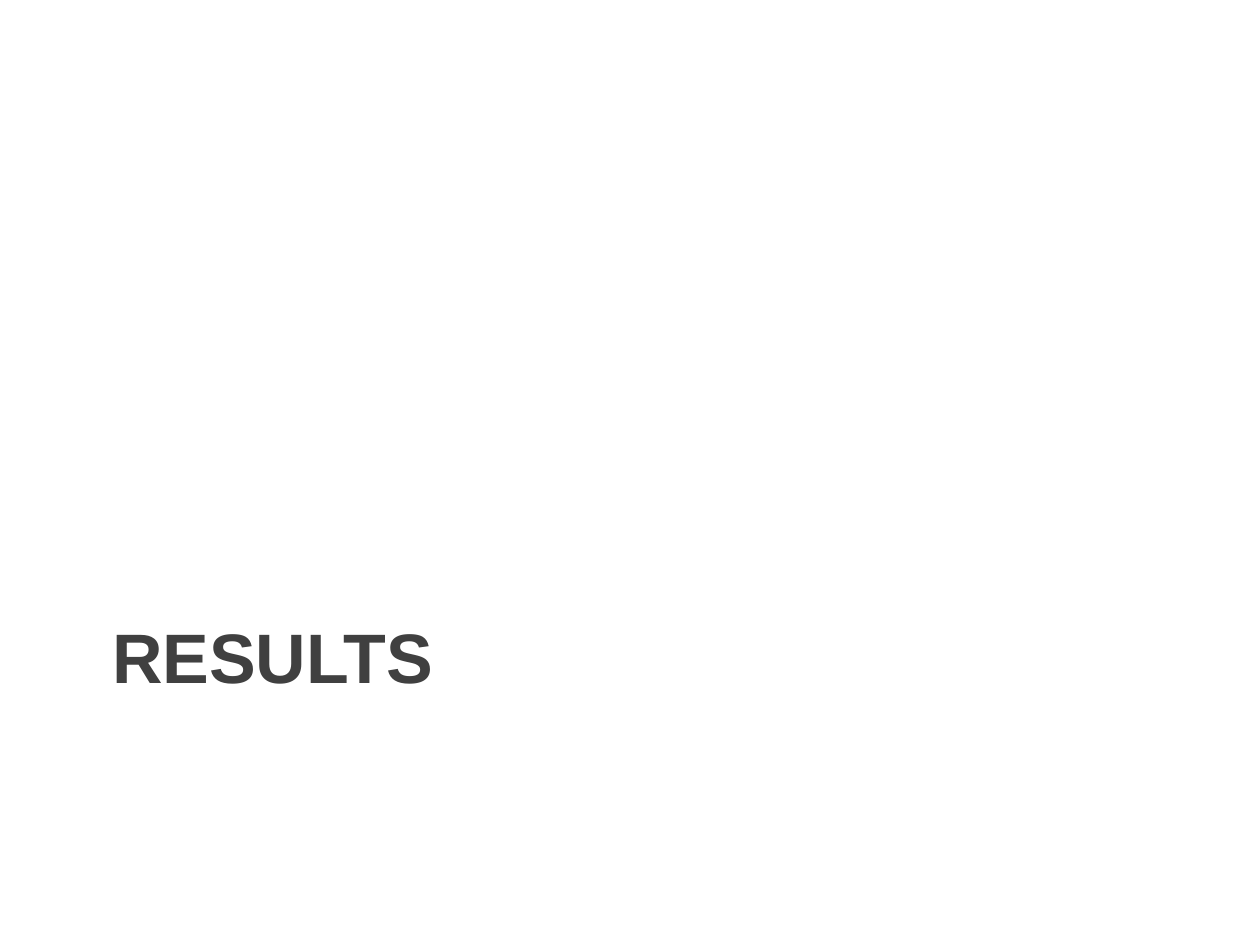
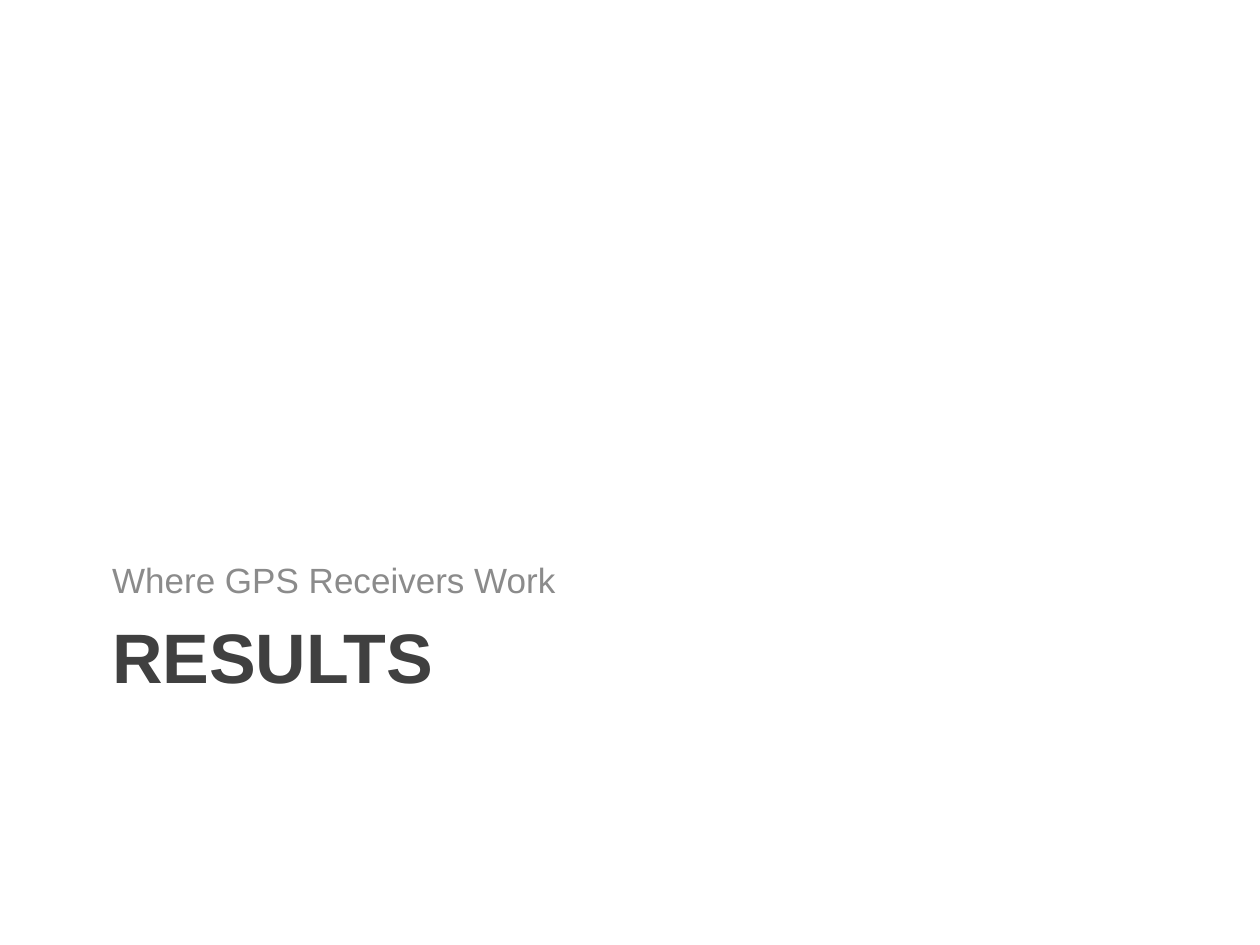
Before and after one commit to cullenself/ExtendedGNSS, a slide deck: slide 10 of Report/Extended GNSS.pptx. Drawn at 1260x945 pixels with LibreOffice and Linux fonts; fonts in the diff are those of the drawing; background and template pictures are left out. Boxes give left, top, right and bottom in pixels: in the first picture for what was removed or moved away, otherwise in the second. Text is boxed around its words. In the diff, an @@ line names an element or a change of style, - is before the commit and + after.

```diff
--- a/Report/Extended GNSS.pptx
+++ b/Report/Extended GNSS.pptx
@@ text added at [112, 567, 555, 593], 20 pt, text #8C8C8C @@
+Where GPS Receivers Work
```
Also in this commit, not shown: 3 other slides changed, 3 other files.
